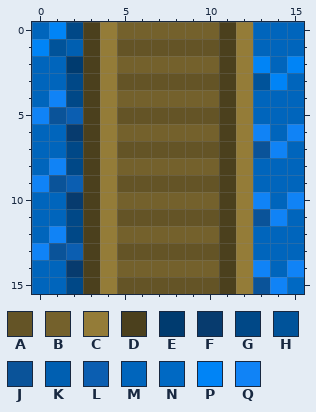
A pixel-art sprite gets an edit: public/images/bridge_v.png. Above is the file before it was changed.
The file is 16x16 pixels.
Palette (. is transparent): A #645426  B #74612c  C #947c38  D #4b401d  E #003b6f  F #073b6e  G #004887  H #00539a  J #0a5399  K #005fb1  L #0b5eb1  M #0065bc  N #0069c3  P #0084f6  Q #1083f6
Pixels before, first column x 0:
 0 MPGDCBBBBBBDCMMM
 1 PHKDCAAAAAADCMMM
 2 MMEDCBBBBBBDCPMP
 3 MMGDCAAAAAADCHPM
 4 MQGDCBBBBBBDCMMM
 5 QJLDCAAAAAADCMMM
 6 MMFDCBBBBBBDCQMQ
 7 MMGDCAAAAAADCJQM
 8 MQGDCBBBBBBDCMMM
 9 QJLDCAAAAAADCMMM
10 MMFDCBBBBBBDCQMQ
11 MMGDCAAAAAADCJQM
12 MQGDCBBBBBBDCMMM
13 QJLDCAAAAAADCMMM
14 MMFDCBBBBBBDCQMQ
15 MMGDCAAAAAADCJQN
New version:
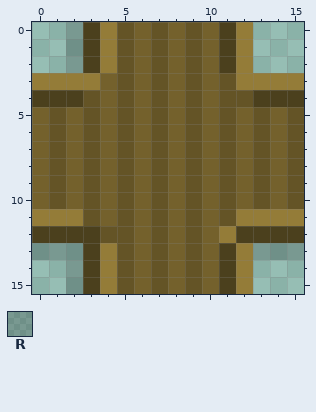
Colours new in this view: R #00000031
Message: Building bridges works again
The exact change:
Changed rows in their new state; - is an unchanged pixel.
first column x 0:
 0 ..R--A-A-A---...
 1 ..R---B-B-B--...
 2 ..R--A-A-A---...
 3 CCCCB-B-B-BA-CCC
 4 DDDABA-A-A-AADDD
 5 BABAB-B-B-BABABA
 6 BABABA-A-A-ABABA
 7 BABAB-B-B-BABABA
 8 BABABA-A-A-ABABA
 9 BABAB-B-B-BABABA
10 BABABA-A-A-ABABA
11 CCCAB-B-B-BA-CCC
12 DDD-AA-A-A-CDDDD
13 RRR---B-B-B--RRR
14 ..R--A-A-A---...
15 ..R---B-B-B--...
